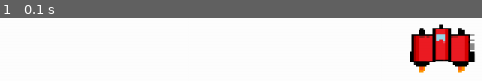
Above: before the commit, frame 1.
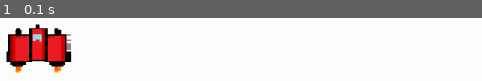
Above: after the commit, the same moment.

Repository: jes-ross/Space_Invaders_Pygame
Game: pygame game, started from Space_invaders.py
Same seed, same stepped clock (60 frames per second), same inputs: the game is played once before the commit and once after it.
Inputs:
- Up to frame 1 (0.1 s): no input

The runs differ from the first frame. In frame 1, 15% of the frame differs, in the area x 1-99%, y 9-88%.

Commit message:
Añadidos los mivimientos de izquierda a derecha y la velocidad de la nave

Diff:
--- a/Space_invaders.py
+++ b/Space_invaders.py
@@ -29,13 +29,26 @@
 
         while True:#Start the loop.
             self._check_events()
+            self.ship.update()
             self._update_screen()
+
 
     def _check_events(self):
 
         for event in pg.event.get():#Searching for users inputs.
             if event.type == pg.QUIT:
                 sys.exit()
+            elif event.type == pg.KEYDOWN:
+                if event.key == pg.K_RIGHT:
+                    self.ship.moving_right = True
+                elif event.key == pg.K_LEFT:
+                    self.ship.moving_left = True
+            elif event.type == pg.KEYUP:
+                if event.key == pg.K_RIGHT:
+                    self.ship.moving_right = False
+                elif event.key == pg.K_LEFT:
+                    self.ship.moving_left = False
+
 
     def _update_screen(self):
 
--- a/settings.py
+++ b/settings.py
@@ -13,3 +13,6 @@
         self.screen_width:int = 1200
         self.screen_height:int = 800
         self.bg_color:tuple = (255, 255, 255)
+
+        #Ship configuration.
+        self.ship_speed = 1.5
--- a/ship.py
+++ b/ship.py
@@ -9,14 +9,31 @@
 
     def __init__(self, ai_game):#Initialize the ship and configure it start position.
         self.screen = ai_game.screen
+        self.settings = ai_game.settings
         self.screen_rect = ai_game.screen.get_rect()
 
         #Upload the image of the ship.
         self.image = pg.image.load('img/nave.bmp')
         self.rect = self.image.get_rect()
 
+        #Save a decimal value for the ship horizontal position.
+        self.x = float(self.rect.x)
+
         #Position of the ship.
         self.rect.midbottom = self.screen_rect.midbottom
 
+        #Movement flags.
+        self.moving_right = False
+        self.moving_left = False
+
+    def update(self):#Update ship position.
+        if self.moving_right:
+            self.rect.x += self.settings.ship_speed
+        elif self.moving_left:
+            self.rect.x -= self.settings.ship_speed
+
+        self.rect.x = self.x
+
+
     def blitme(self):#Draw the ship in the screen.
         self.screen.blit(self.image, self.rect)
